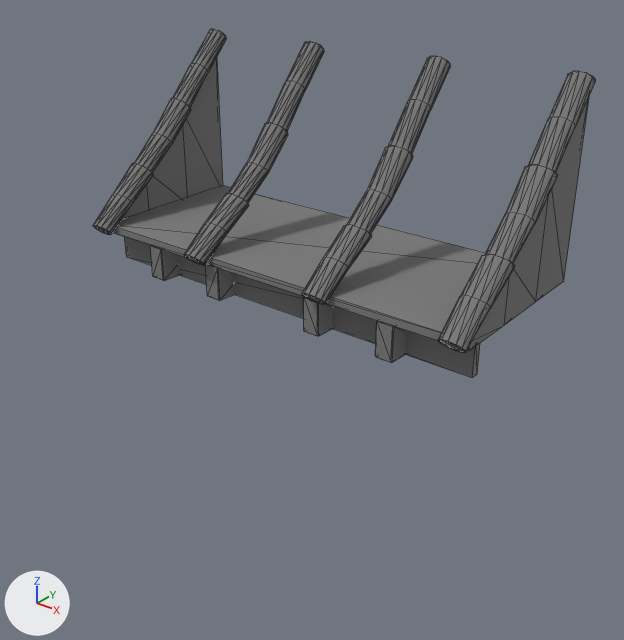
One commit to the glTF model decorations/roof_piece/roof_piece.glb: the scene before it, then after it.
Before and after are seen from a camera (50 mm lens) standing at (2.83, -3.09, 2.0) and looking at (0.2, 0.2, -0.04). The axes (+X, +Y, +Z) are drawn at lower left. The lights are the same throughout. Mesh edges are drawn as thin lines. Where no turn or scale is listed for an object, it has been applied to the vertices. Vertices at the same position are counted once.

Objects in the first picture: 'Base', 'Base.001', 'Cylinder', 'Rafters', 'Side', 'Side.001'.
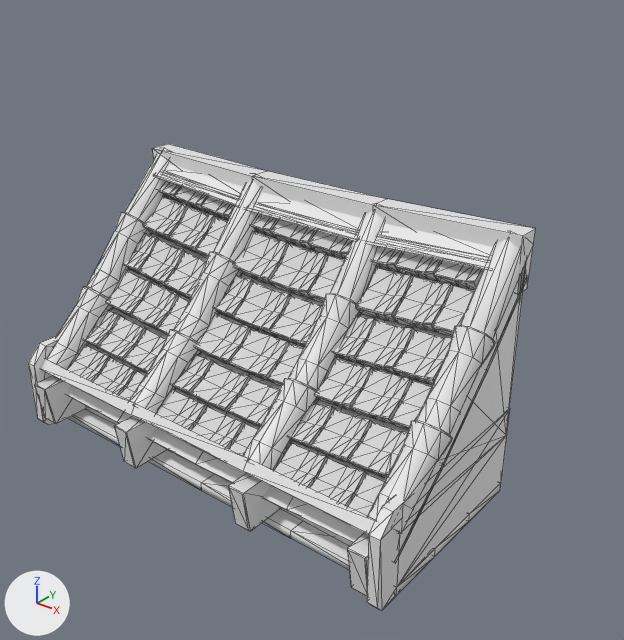
Commit message: Roof decoration

Boxes (x1, y1, x2, y2) around the edits, measured in the pictures (624 x 640 px; the box of a moved part takes in the faces that stretch with it):
'Cylinder', deleted: before (93, 29, 596, 353)
'Tiles.002', added: after (274, 248, 483, 516)
'Base', deleted: before (113, 186, 486, 340)
'Tiles.001', added: after (156, 214, 352, 456)
'Side', reshaped, moved: before (468, 97, 589, 351); after (396, 264, 526, 587)
'Rafter.001', added: after (46, 148, 533, 533)
'Rafter', added: after (130, 174, 384, 471)
'Tiles', added: after (67, 182, 234, 400)
'Side.001', reshaped, moved: before (122, 58, 223, 219); after (28, 337, 510, 611)
'TopBeam', added: after (153, 144, 536, 293)
'BASE.001', added: after (66, 198, 528, 563)
'TopBeam.003', added: after (155, 164, 493, 270)
'TopBeam.001', added: after (41, 358, 376, 546)
'Base.001', deleted: before (124, 237, 480, 378)
'BASE', added: after (68, 409, 501, 595)
'Rafters', deleted: before (150, 245, 407, 363)
'InternalRafter', added: after (115, 416, 280, 531)
'InternalRafter.001', added: after (35, 376, 369, 596)
part 2 of me_cube_001, moved or reshaped: before (122, 58, 223, 219); after (367, 408, 510, 611)
part 3 of me_cube_001, added: after (28, 337, 57, 425)

Edits to the bpy script that builds the scene:
```text
Change me_cube:
    remove me_cube.from_pydata(...)  # 16 vertices, 28 faces; spans x -0.015..0.015, y -0.5..0.5, z -0.5..0.5
    remove me_cube.materials.append(mat_mat_placeholder)  # grey #7c7c7c
    add me_cube.from_pydata(...)  # 40 vertices, 72 faces; spans x -2.485..0.015, y -0.5..0.5, z -0.804..0.5
    me_cube part 1
    10 vertices are removed from x -0.015..0.015, y -0.5..0.167, z -0.5..0.122
    26 faces are deleted
    9 vertices are added at x -0.015..0.015, y -0.5..0.5, z -0.804..0.5
    5 new vertices lie (0.03, 0.0, 0.0) away from vertices in x -0.015, y -0.5..0.463, z -0.463..0.5
    34 new faces join them
    add me_cube.materials.append(mat_mat_wood_generic)  # white #e7e7e7
Change me_cube_001:
    remove me_cube_001.from_pydata(...)  # 16 vertices, 28 faces; spans x -0.015..0.015, y -0.5..0.5, z -0.5..0.5
    remove me_cube_001.materials.append(mat_mat_placeholder)  # grey #7c7c7c
    add me_cube_001.from_pydata(...)  # 24 vertices, 40 faces; spans x -2.465..0.029, y -0.583..0.583, z -0.264..0.255
    me_cube_001 part 2: 16 vertices removed from x -0.015..0.015, y -0.5..0.5, z -0.5..0.5; 12 vertices added at x -0.029..0.029, y -0.583..0.583, z -0.264..0.255
    me_cube_001 part 3: 12 vertices added at x -2.465..-2.408, y -0.583..0.583, z -0.264..0.255
    add me_cube_001.materials.append(mat_mat_wood_generic)  # white #e7e7e7
Remove ob_base:
    ob_base = bpy.data.objects.new('Base', me_plane)
Change ob_side:
    ob_side.location: (1.235, 0.5, 0.7) -> (1.235, 0.0, 0.0)
Change ob_side_001:
    ob_side_001.location: (-1.235, 0.5, 0.7) -> (1.218, -0.068, -0.599)
Remove ob_rafters:
    ob_rafters = bpy.data.objects.new('Rafters', me_cube_002)
Remove ob_cylinder:
    ob_cylinder = bpy.data.objects.new('Cylinder', me_cylinder)
Remove ob_base_001:
    ob_base_001 = bpy.data.objects.new('Base.001', me_plane_001)
Add ob_base_001_1:
    ob_base_001_1 = bpy.data.objects.new('BASE.001', me_cube_012)  # 40 vertices, 76 faces; spans x -1.25..1.25, y -0.53..0.54, z -0.56..0.53; in mat_mat_wood_generic (white #e7e7e7)
    ob_base_001_1.location = (0.0, -0.003, -0.119)
Add ob_topbeam_003:
    ob_topbeam_003 = bpy.data.objects.new('TopBeam.003', me_cube_011)  # 32 vertices, 60 faces; spans x -1.16..1.16, y -0.11..0.07, z -0.14..0.05; in mat_mat_wood_generic (white #e7e7e7)
    ob_topbeam_003.location = (0.0, 0.441, 0.55)
Add ob_tiles_002:
    ob_tiles_002 = bpy.data.objects.new('Tiles.002', me_cube_010)  # 579 vertices, 1086 faces; spans x -0.385..0.39, y -0.534..0.543, z -0.573..0.545; in mat_mat_tiles (white #e7e7e7)
    ob_tiles_002.location = (0.796, -0.016, -0.007)
Add ob_tiles_001:
    ob_tiles_001 = bpy.data.objects.new('Tiles.001', me_cube_004)  # 579 vertices, 1086 faces; spans x -0.465..0.472, y -0.534..0.543, z -0.586..0.524; in mat_mat_tiles (white #e7e7e7)
    ob_tiles_001.location = (0.0, -0.016, -0.007)
Add ob_internalrafter_001:
    ob_internalrafter_001 = bpy.data.objects.new('InternalRafter.001', me_cube_003)  # 48 vertices, 88 faces; spans x -2.33..0.05, y -0.62..0.55, z -0.09..0.16; in mat_mat_wood_generic (white #e7e7e7)
    ob_internalrafter_001.location = (1.14, -0.047, -0.713)
Add ob_tiles:
    ob_tiles = bpy.data.objects.new('Tiles', me_cube_008)  # 579 vertices, 1086 faces; spans x -0.385..0.39, y -0.534..0.543, z -0.575..0.548; in mat_mat_tiles (white #e7e7e7)
    ob_tiles.location = (-0.801, -0.016, -0.007)
Add ob_base_1:
    ob_base_1 = bpy.data.objects.new('BASE', me_cube_005)  # 40 vertices, 76 faces; spans x -1.25..1.25, y -0.5..0.5, z -0.02..0.02; in mat_mat_wood_generic (white #e7e7e7)
    ob_base_1.location = (0.0, 0.0, -0.829)
Add ob_internalrafter:
    ob_internalrafter = bpy.data.objects.new('InternalRafter', me_cube_009)  # 48 vertices, 88 faces; spans x -0.895..0.05, y -0.622..0.547, z -0.091..0.161; in mat_mat_wood_generic (white #e7e7e7)
    ob_internalrafter.location = (0.422, -0.047, -0.713)
Add ob_topbeam_001:
    ob_topbeam_001 = bpy.data.objects.new('TopBeam.001', me_cube_007)  # 32 vertices, 60 faces; spans x -1.22..1.22, y -0.12..0.12, z -0.25..0.14; in mat_mat_wood_generic (white #e7e7e7)
    ob_topbeam_001.location = (0.0, -0.494, -0.555)
Add ob_topbeam:
    ob_topbeam = bpy.data.objects.new('TopBeam', me_cube_002_1)  # 16 vertices, 28 faces; spans x -1.25..1.25, y -0.07..0.07, z -0.18..0.15; in mat_mat_wood_generic (white #e7e7e7)
    ob_topbeam.location = (0.0, 0.495, 0.467)
Add ob_rafter_001:
    ob_rafter_001 = bpy.data.objects.new('Rafter.001', me_cylinder_001)  # 160 vertices, 312 faces; spans x -2.46..0.11, y -0.57..0.58, z -0.6..0.58; in mat_mat_tiles_generic (white #e7e7e7)
    ob_rafter_001.location = (1.175, 0.0, 0.047)
Add ob_rafter:
    ob_rafter = bpy.data.objects.new('Rafter', me_cylinder_1)  # 160 vertices, 312 faces; spans x -0.945..0.108, y -0.572..0.585, z -0.62..0.551; in mat_mat_tiles_generic (white #e7e7e7)
    ob_rafter.location = (0.418, 0.0, 0.047)
```
